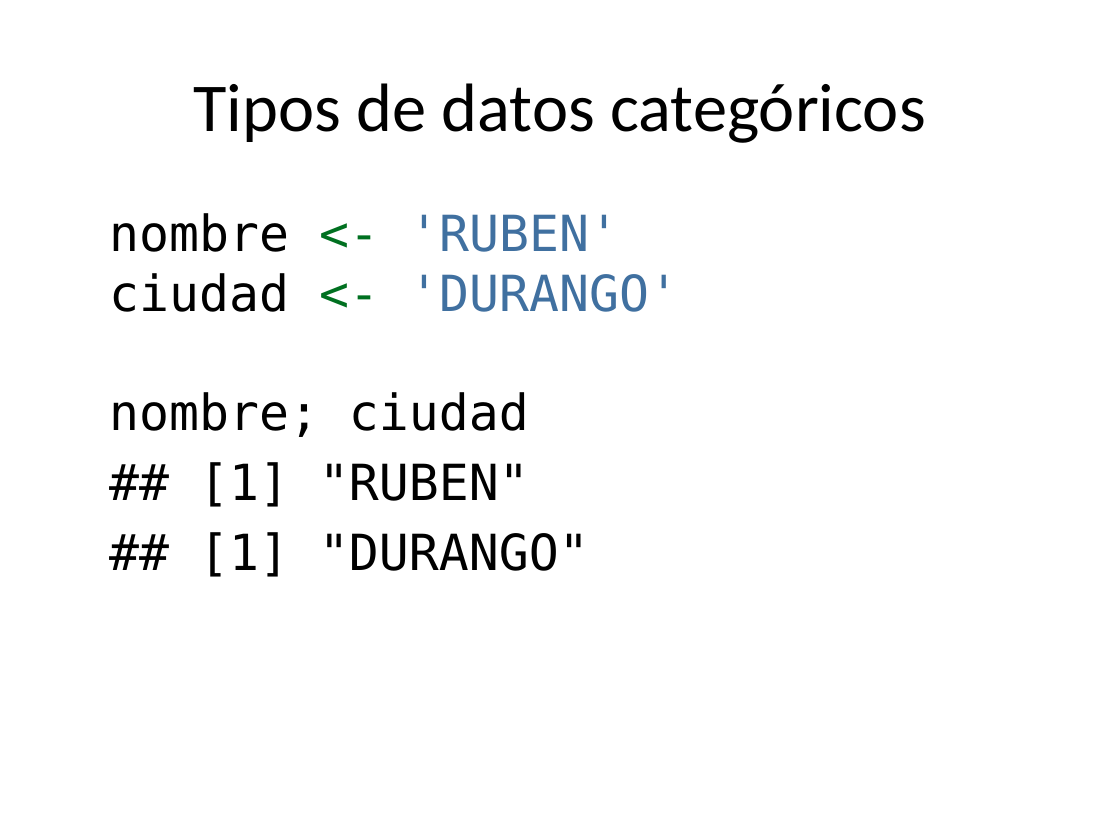
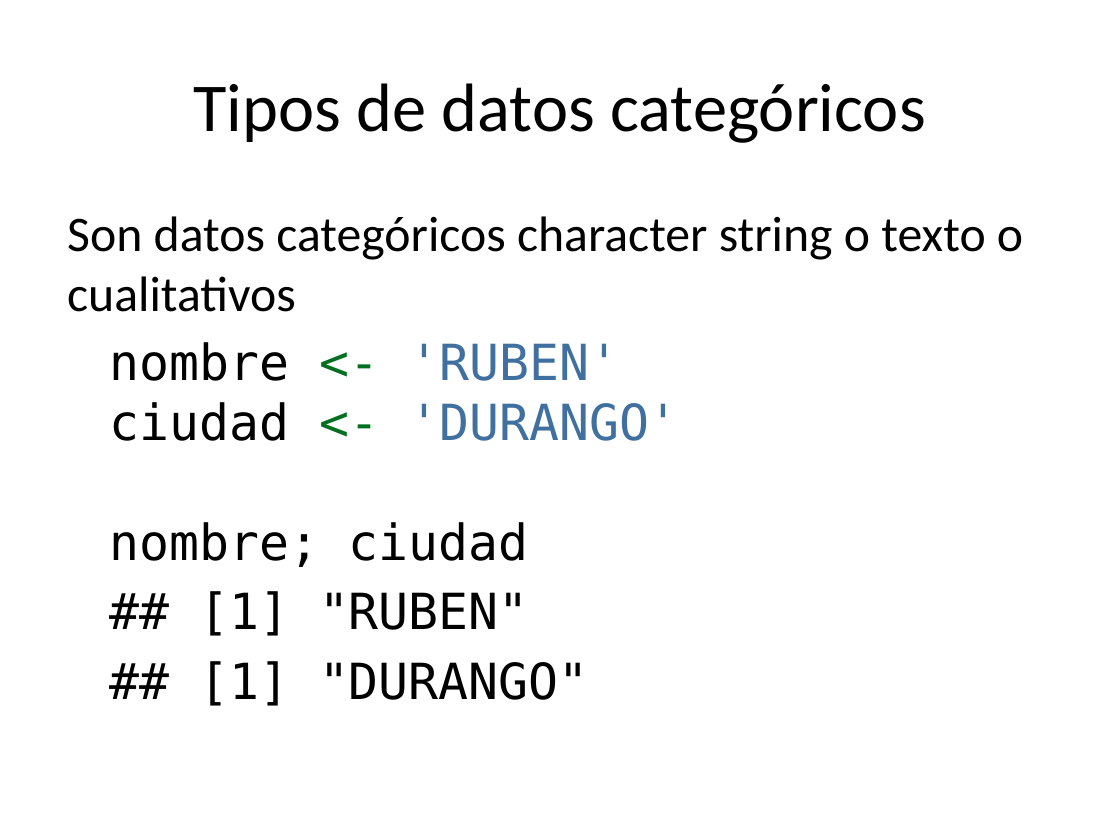
Before and after one commit to rpizarrog/CIIT.-Diplomado-en-Ciencia-de-los-Datos-e-IoT, a slide deck: slide 4 of Módulo II/estadistica descriptiva y probabilidad/tipos-de-datos.pptx. Drawn at 1120x840 pixels with LibreOffice and Linux fonts; fonts in the diff are those of the drawing. Boxes give left, top, right and bottom in pixels: in the first picture for what was removed or moved away, otherwise in the second. Text is boxed around its words. In the diff, an @@ line names an element or a change of style, - is before the commit and + after.

```diff
--- a/Módulo II/estadistica descriptiva y probabilidad/tipos-de-datos.pptx
+++ b/Módulo II/estadistica descriptiva y probabilidad/tipos-de-datos.pptx
@@ text at bbox=[67, 216, 1023, 312]: paragraph added @@
+Son datos categóricos character string o texto o cualitativos
```
Also in this commit, not shown: 1 other slide changed, 6 slides added.
